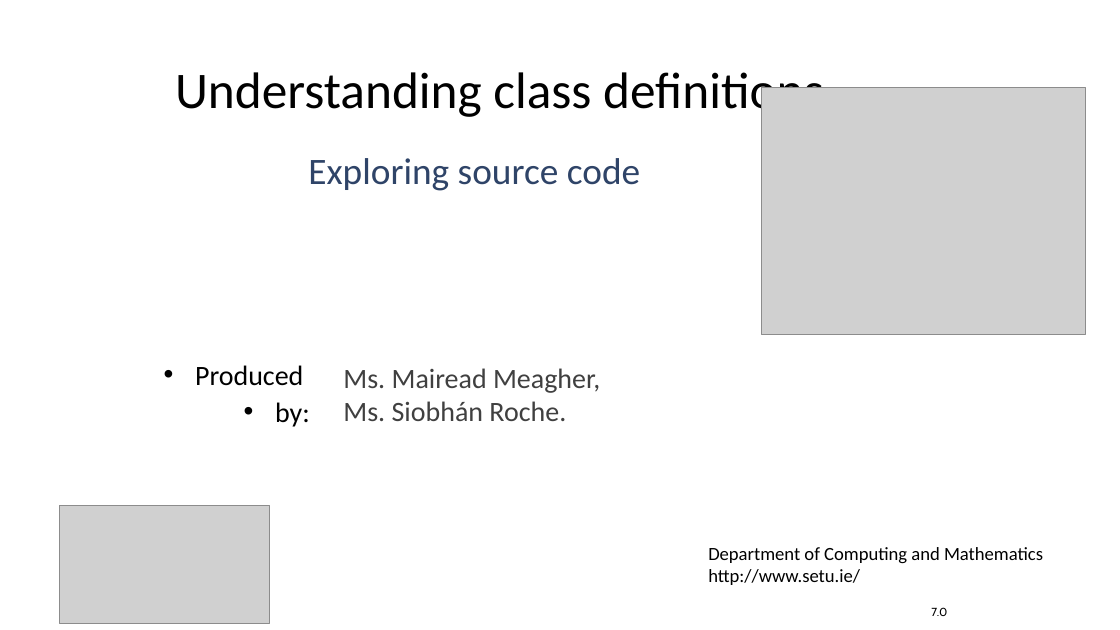
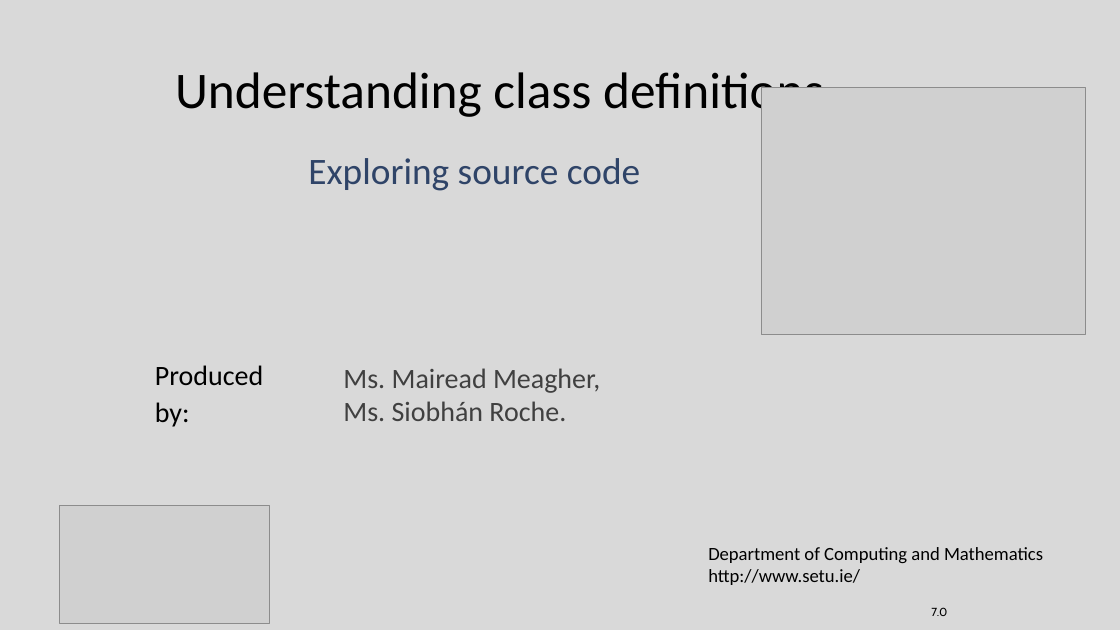
Before and after one commit to Programming-Fundamentals-SETU/prog-fund-1-sept-25, a slide deck: slide 1 of topic02-understanding-class-definitions/unit-1/talk-1/class-definitions.pptx. Drawn at 1120x630 pixels with LibreOffice and Linux fonts; fonts in the diff are those of the drawing; grey boxes stand for pictures. Boxes give left, top, right and bottom in pixels: in the first picture for what was removed or moved away, otherwise in the second. Text is boxed around its words. In the diff, an @@ line names an element or a change of style, - is before the commit and + after.

```diff
--- a/topic02-understanding-class-definitions/unit-1/talk-1/class-definitions.pptx
+++ b/topic02-understanding-class-definitions/unit-1/talk-1/class-definitions.pptx
@@ background #FFFFFF to #D9D9D9 @@
@@ text "Produced" at (155, 365, 263, 427): alignment right to left; bullet • to none @@
```
Also in this commit, not shown: 16 other slides changed, 2 other files.
